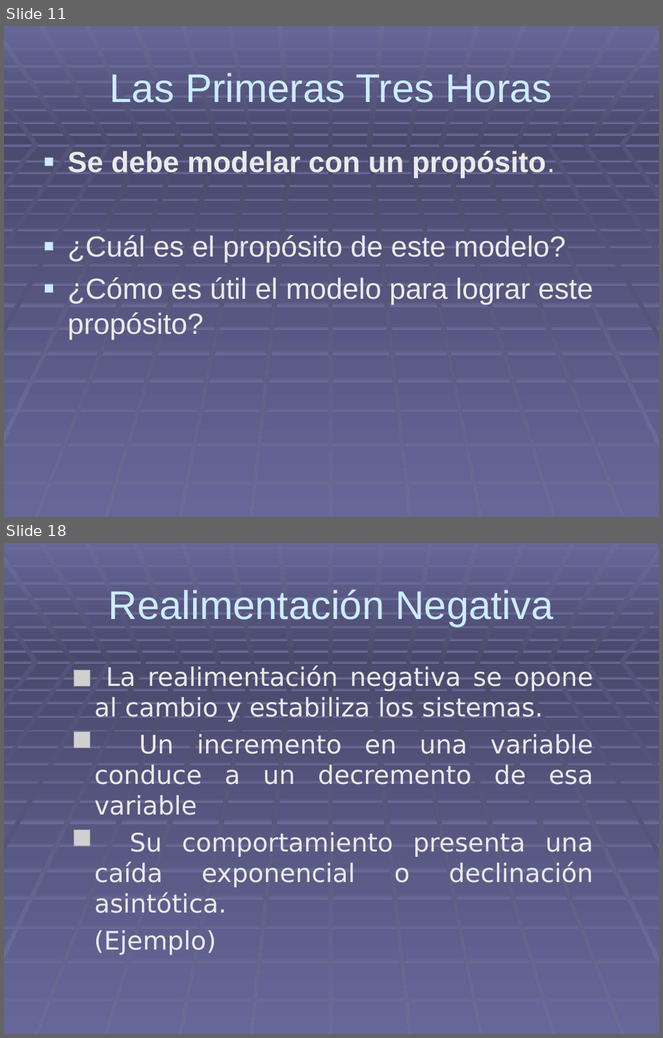
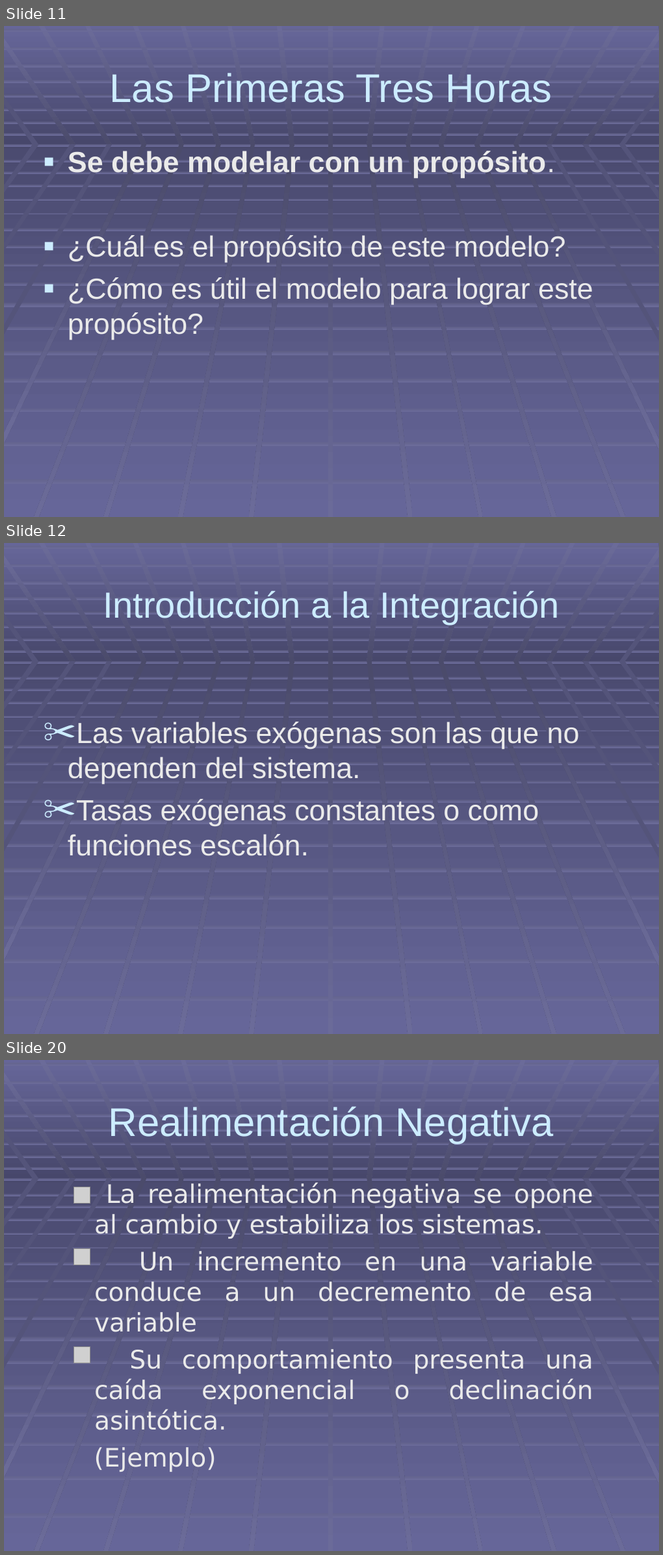
Before and after one commit to DavidRojasRobles/Simulacion, a slide deck: Modelado Estructural/Road Maps CH 2 Material/ROAD MAPS2.ppt. Shown one above the other, each under a label of ours: slides 11 and 18 before the commit, slides 11, 12 and 20 after it; the slides between them are not shown. The pictures are 663x1038 and 663x1555 pixels, drawn with LibreOffice and Linux fonts; fonts in the diff are those of the drawing; grey boxes stand for pictures. Boxes give left, top, right and bottom in pixels: in the first picture for what was removed or moved away, otherwise in the second. Text is boxed around its words. In the diff, an @@ line names an element or a change of style, - is before the commit and + after.

```diff
--- a/Modelado Estructural/Road Maps CH 2 Material/ROAD MAPS2.ppt
+++ b/Modelado Estructural/Road Maps CH 2 Material/ROAD MAPS2.ppt
@@ slide 12 added at bbox=[4, 543, 659, 1034], background gradient #414161 to #666699; not listed: 60 template elements that a slide beside it also shows @@
@@ title added at bbox=[103, 591, 560, 624], 40 pt, text #CCECFF @@
+Introducción a la Integración
@@ text added at bbox=[68, 722, 580, 856], 32 pt, text #EAEAEA @@
+✂ Las variables exógenas son las que no dependen del sistema.
+✂ Tasas exógenas constantes o como funciones escalón.
@@ what was slide 18 is now slide 20 @@
```
Also in this commit, not shown: 2 slides changed, 5 other slides added, 30 other files.
